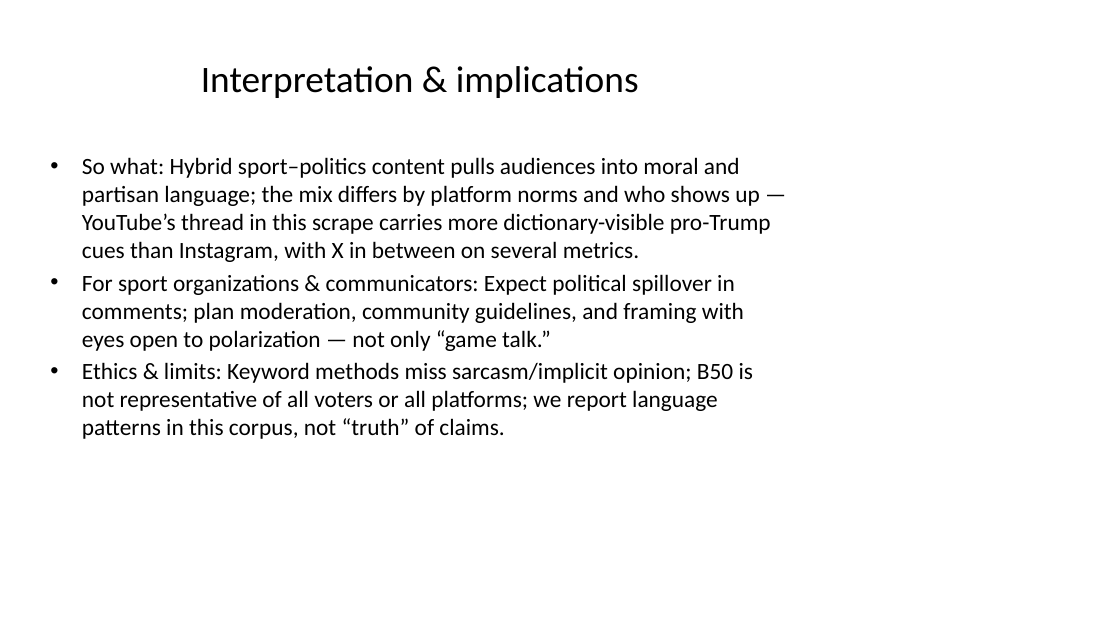
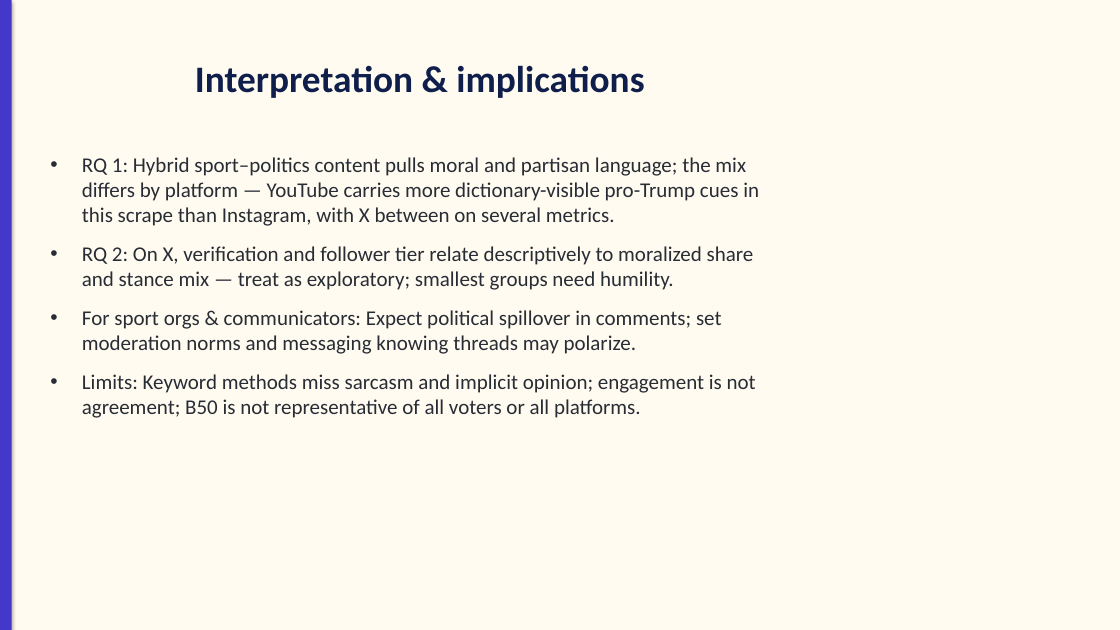
Before and after one commit to lizzyratcliff/Project-3-RWB, a slide deck: slide 7 of RWB_KIN7518_Presentation.pptx (slide 6 before the commit). Drawn at 1120x630 pixels with LibreOffice and Linux fonts; fonts in the diff are those of the drawing. Boxes give left, top, right and bottom in pixels: in the first picture for what was removed or moved away, otherwise in the second. Text is boxed around its words. In the diff, an @@ line names an element or a change of style, - is before the commit and + after.

```diff
--- a/RWB_KIN7518_Presentation.pptx
+++ b/RWB_KIN7518_Presentation.pptx
@@ background #FFFFFF to #FFFBF0 @@
@@ rectangle added at <box>0,0,12,630</box>, fill #4338CA @@
@@ title "Interpretation & implications" at <box>195,65,644,98</box>: text colour #000000 to #0F1E4B, bold on @@
@@ text at <box>82,157,759,418</box>: text changed; size 20 to 18 pt; text colour #000000 to #282C34 @@
-• So what: Hybrid sport–politics content pulls audiences into moral and partisan language; the mix differs by platform norms and who shows up — YouTube’s thread in this scrape carries more dictionary-visible pro-Trump cues than Instagram, with X in between on several metrics.
-• For sport organizations & communicators: Expect political spillover in comments; plan moderation, community guidelines, and framing with eyes open to polarization — not only “game talk.”
-• Ethics & limits: Keyword methods miss sarcasm/implicit opinion; B50 is not representative of all voters or all platforms; we report language patterns in this corpus, not “truth” of claims.
+• RQ 1: Hybrid sport–politics content pulls moral and partisan language; the mix differs by platform — YouTube carries more dictionary-visible pro-Trump cues in this scrape than Instagram, with X between on several metrics.
+• RQ 2: On X, verification and follower tier relate descriptively to moralized share and stance mix — treat as exploratory; smallest groups need humility.
+• For sport orgs & communicators: Expect political spillover in comments; set moderation norms and messaging knowing threads may polarize.
+• Limits: Keyword methods miss sarcasm and implicit opinion; engagement is not agreement; B50 is not representative of all voters or all platforms.
```
Also in this commit, not shown: 6 other slides changed, 1 slide added, 2 other files.
